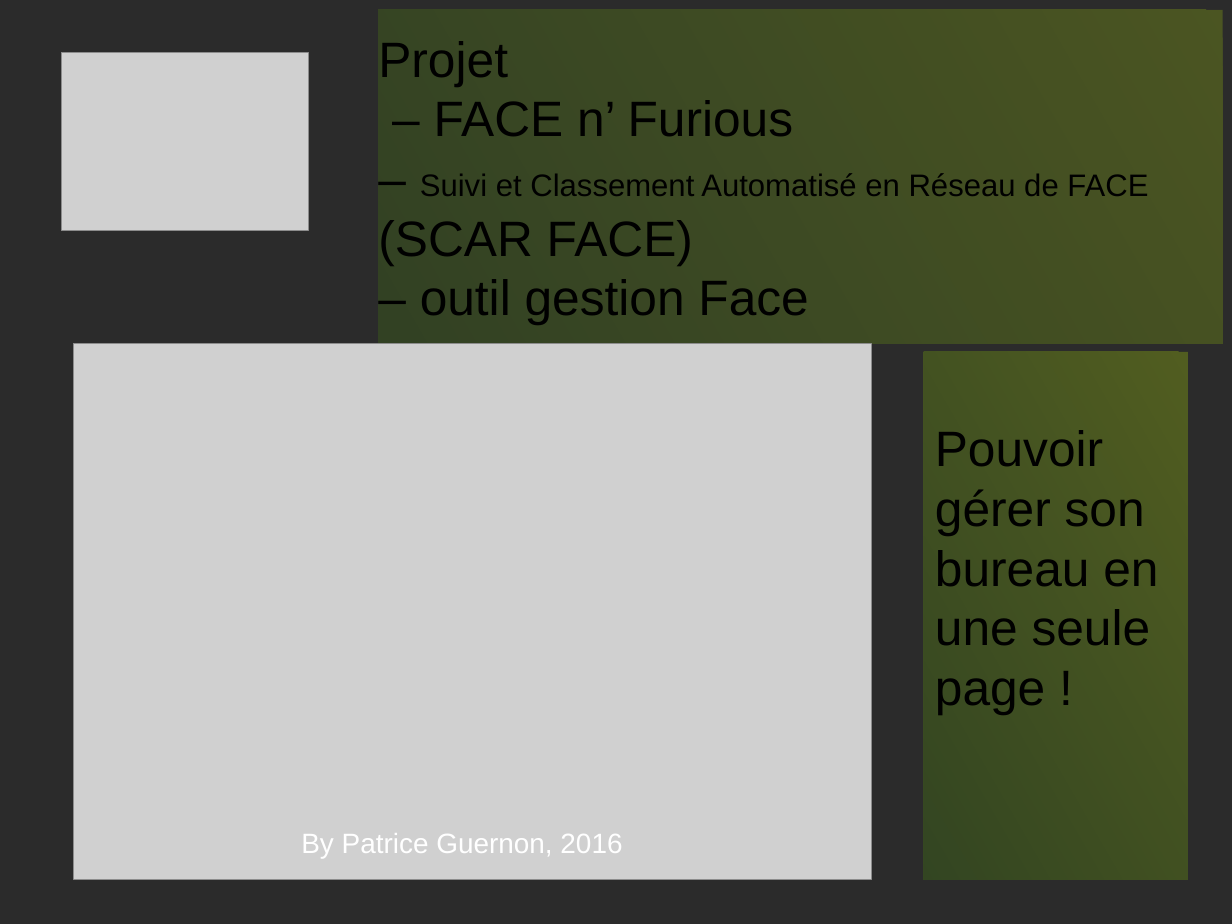
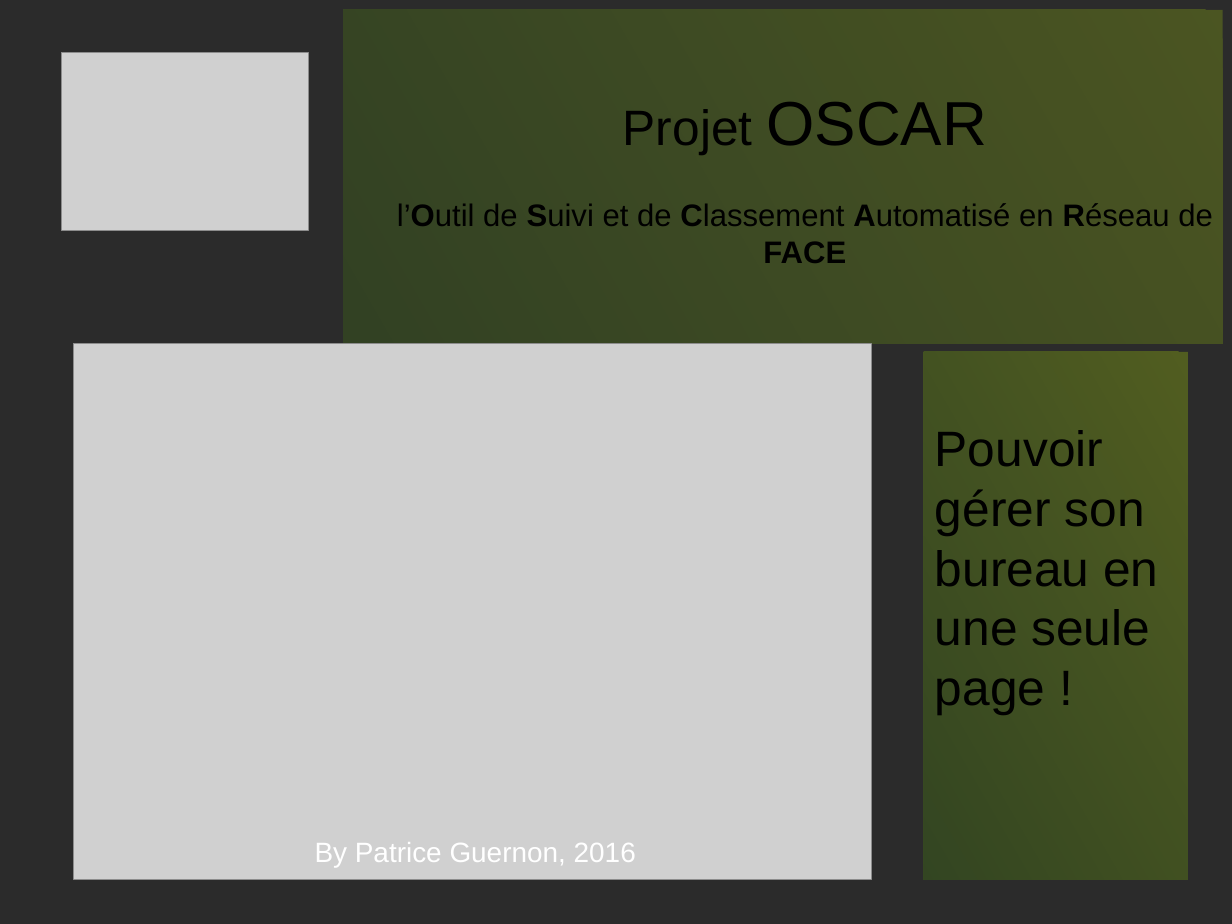
Before and after one commit to PatdeMessac/projets_certif, a slide deck: slide 1 of FACE/Presentation_projet.odp. Drawn at 1232x924 pixels with LibreOffice and Linux fonts; fonts in the diff are those of the drawing; grey boxes stand for pictures; background and template pictures are left out; a plain dark background stands for a picture behind light text. Boxes give left, top, right and bottom in pixels: in the first picture for what was removed or moved away, otherwise in the second. Text is boxed around its words. In the diff, an @@ line names an element or a change of style, - is before the commit and + after.

Commit message:
ajout ombrage sur images et titre OSCAR

```diff
--- a/FACE/Presentation_projet.odp
+++ b/FACE/Presentation_projet.odp
@@ title "Projet OSCAR l’Outil de Suivi ..." resized from (x1=379, y1=10, x2=1224, y2=343) to (x1=343, y1=10, x2=1223, y2=343) @@
@@ title at (x1=397, y1=102, x2=1213, y2=263): text changed; size 32 to 20 pt @@
-Projet
-– FACE n’ Furious
-– Suivi et Classement Automatisé en Réseau de FACE (SCAR FACE)
-– outil gestion Face
+Projet OSCAR
+l’Outil de Suivi et de Classement Automatisé en Réseau de FACE
@@ text "By Patrice Guernon, 2016" moved from (x1=301, y1=833, x2=622, y2=858) to (x1=315, y1=842, x2=636, y2=867) @@
```
Also in this commit, not shown: 5 other slides changed, 1 other file.
